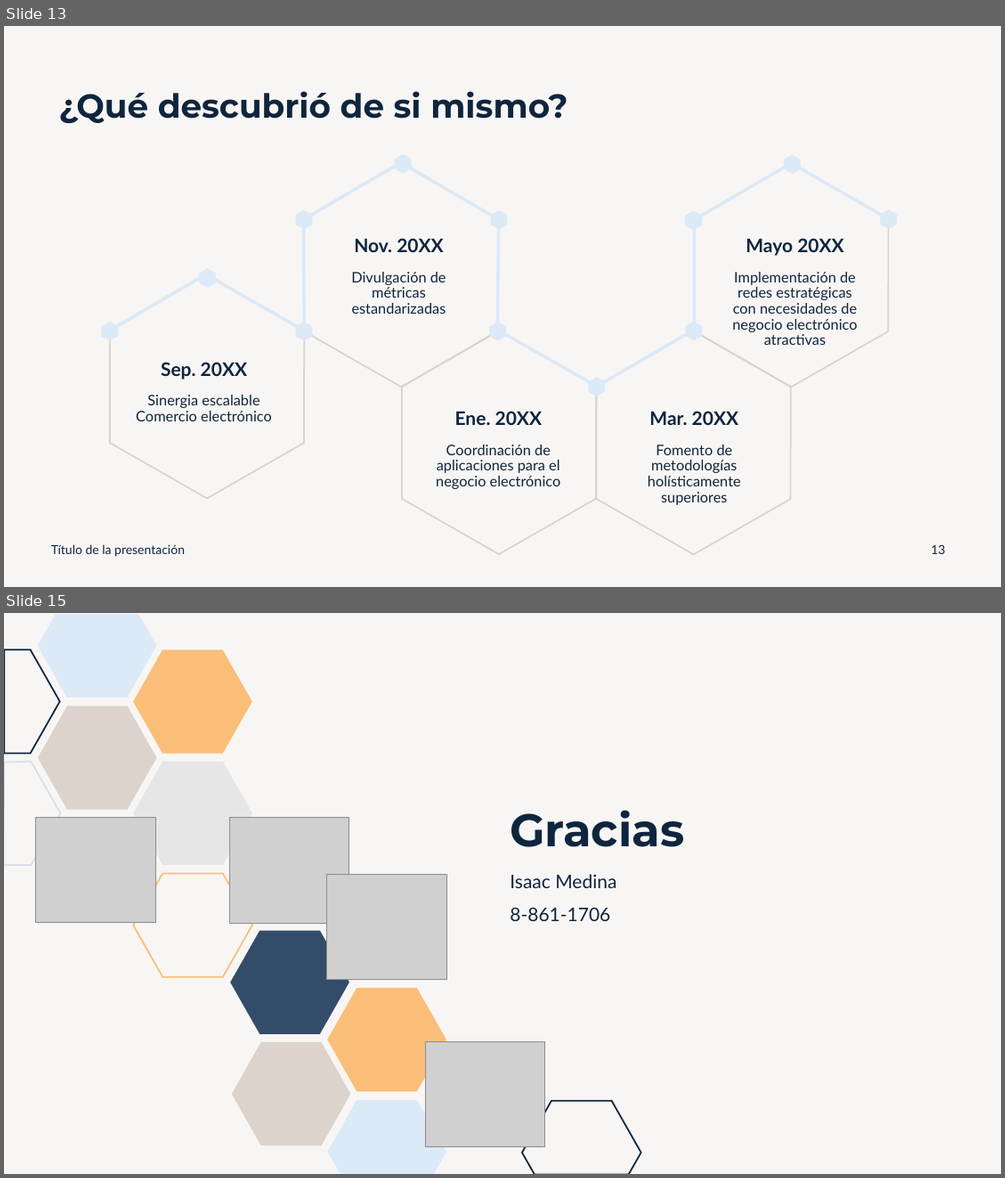
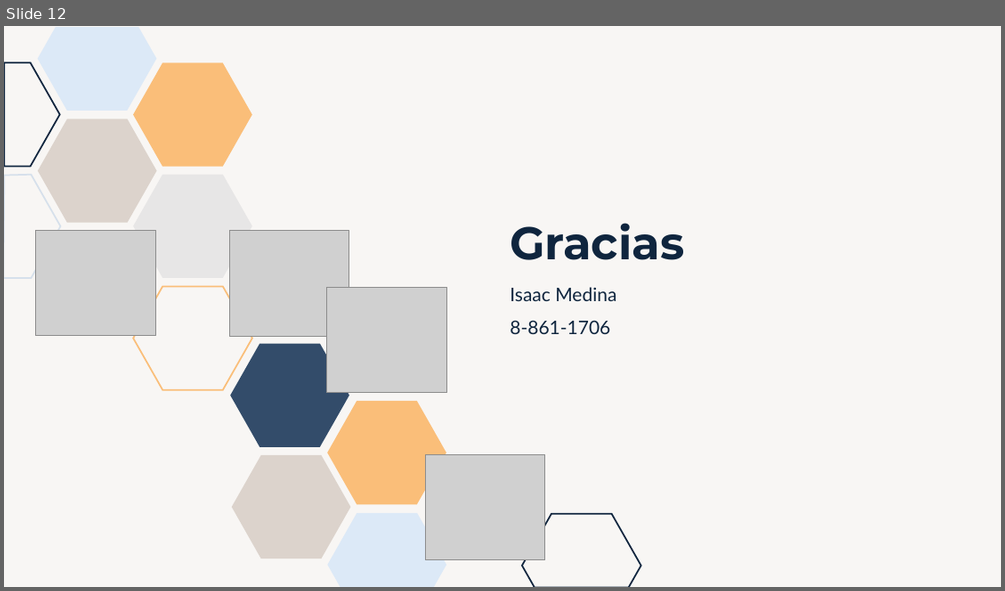
Before and after one commit to isaacmedina/usa-container-ports-timeline-series, a slide deck: docs/Presentacion.pptx. Shown one above the other, each under a label of ours: slides 13 and 15 before the commit, slide 12 after it; the slides between them are not shown. The pictures are 1005x1178 and 1005x591 pixels, drawn with LibreOffice and Linux fonts; fonts in the diff are those of the drawing; grey boxes stand for pictures. Boxes give left, top, right and bottom in pixels: in the first picture for what was removed or moved away, otherwise in the second. Text is boxed around its words. In the diff, an @@ line names an element or a change of style, - is before the commit and + after.

```diff
--- a/docs/Presentacion.pptx
+++ b/docs/Presentacion.pptx
@@ slide 13 removed at (4, 26, 1001, 587), background #DCD3CC at 20% opacity @@
@@ title removed at (59, 91, 567, 123) @@
-¿Qué descubrió de si mismo?
@@ freeform shape removed at (395, 154, 412, 174) @@
@@ freeform shape removed at (784, 155, 801, 174) @@
@@ freeform shape removed at (108, 162, 693, 386) @@
@@ freeform shape removed at (304, 163, 498, 386) @@
@@ freeform shape removed at (695, 163, 889, 386) @@
@@ freeform shape removed at (695, 163, 889, 332) @@
@@ freeform shape removed at (296, 210, 312, 230) @@
@@ freeform shape removed at (491, 210, 507, 230) @@
@@ freeform shape removed at (685, 211, 702, 230) @@
@@ freeform shape removed at (881, 209, 897, 229) @@
@@ text removed at (354, 238, 443, 252) @@
-Nov. 20XX
@@ text removed at (745, 238, 843, 256) @@
-Mayo 20XX
@@ freeform shape removed at (110, 274, 305, 498) @@
@@ freeform shape removed at (199, 268, 216, 288) @@
@@ text removed at (351, 272, 446, 313) @@
-Divulgación de métricas estandarizadas
@@ text removed at (732, 272, 858, 345) @@
-Implementación de redes estratégicas con necesidades de negocio electrónico atractivas
@@ freeform shape removed at (101, 321, 118, 341) @@
@@ freeform shape removed at (296, 321, 312, 341) @@
@@ freeform shape removed at (402, 330, 596, 554) @@
@@ freeform shape removed at (489, 321, 506, 341) @@
@@ freeform shape removed at (596, 330, 791, 554) @@
@@ freeform shape removed at (685, 321, 702, 341) @@
@@ text removed at (161, 362, 247, 379) @@
-Sep. 20XX
@@ text removed at (136, 394, 272, 421) @@
-Sinergia escalable
-Comercio electrónico
@@ freeform shape removed at (588, 377, 605, 396) @@
@@ text removed at (455, 410, 542, 425) @@
-Ene. 20XX
@@ text removed at (649, 410, 738, 425) @@
-Mar. 20XX
@@ text removed at (436, 444, 561, 489) @@
-Coordinación de aplicaciones para el negocio electrónico
@@ text removed at (647, 444, 741, 505) @@
-Fomento de metodologías holísticamente superiores
@@ text removed at (51, 544, 185, 556) @@
-Título de la presentación
@@ page number removed at (930, 545, 945, 554) @@
-13
@@ what was slide 15 is now slide 12 @@
```
Also in this commit, not shown: 5 slides changed, 2 slides added, 4 other slides removed, 3 other files.
